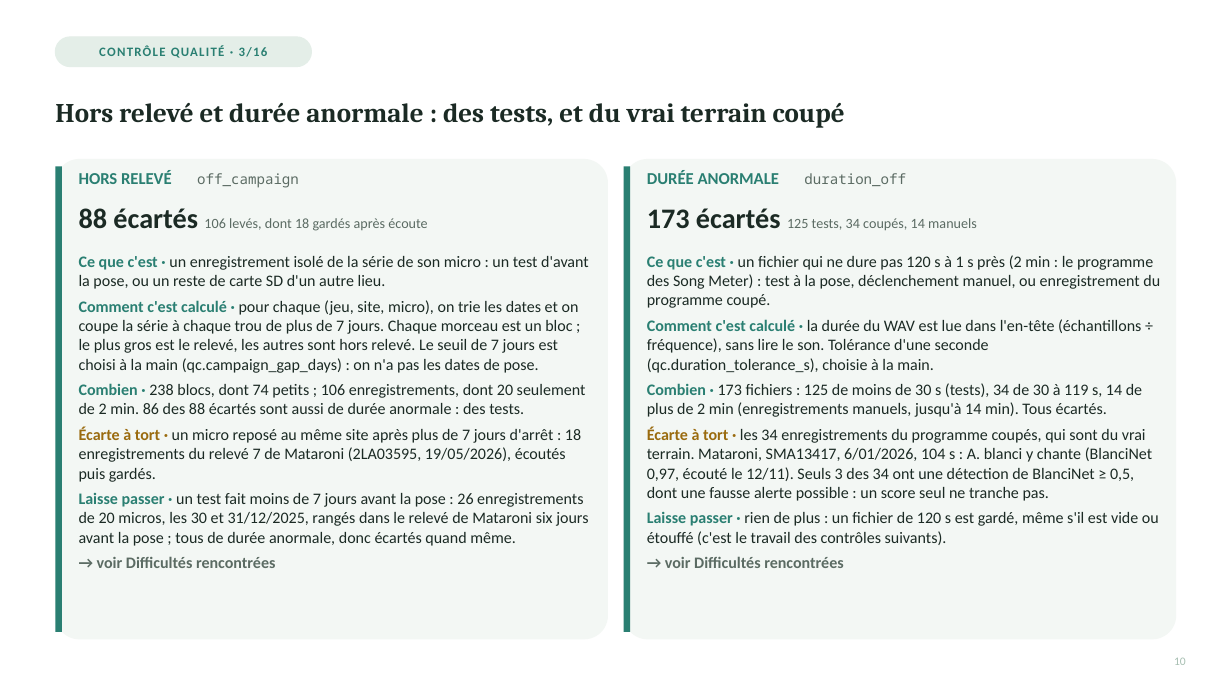
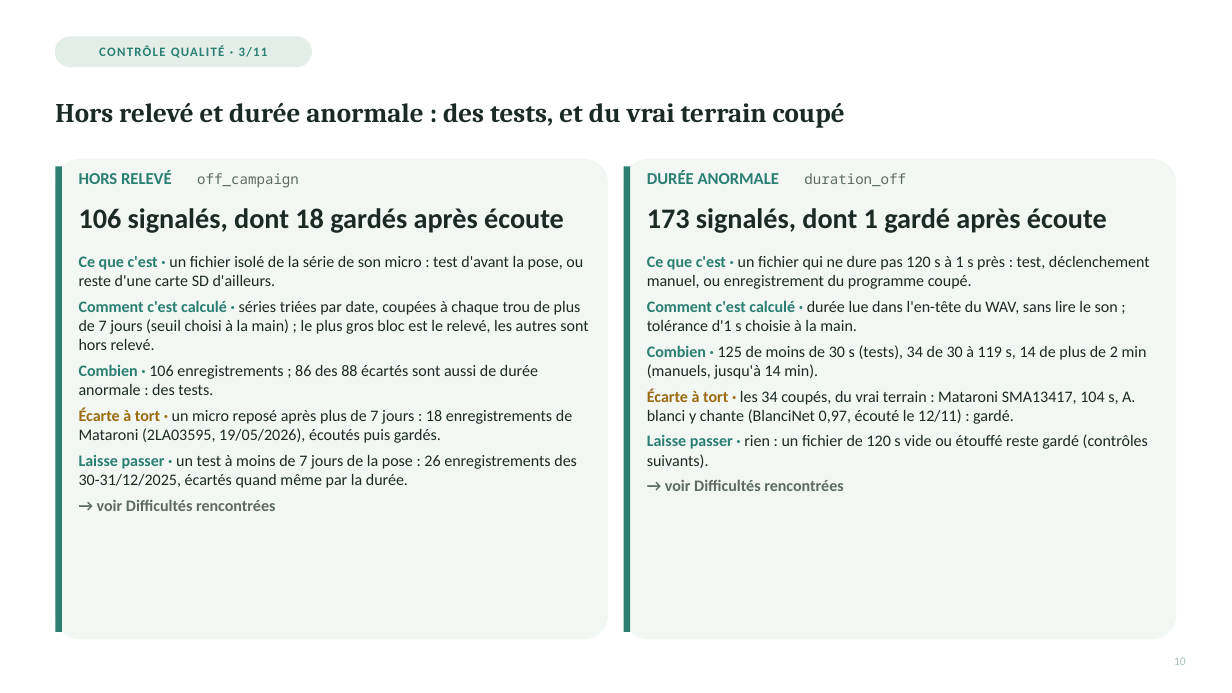
Before and after one commit to Rumble-Paw-Patrol/Grenouille, a slide deck: slide 7 of documentation/prez/presentation_4_paquets/presentation_4_inventaire_qc_v2_paquet_2_diapos_06-11.pptx. Drawn at 1232x693 pixels with LibreOffice and Linux fonts; fonts in the diff are those of the drawing. Boxes give left, top, right and bottom in pixels: in the first picture for what was removed or moved away, otherwise in the second. Text is boxed around its words. In the diff, an @@ line names an element or a change of style, - is before the commit and + after.

```diff
--- a/documentation/prez/presentation_4_paquets/presentation_4_inventaire_qc_v2_paquet_2_diapos_06-11.pptx
+++ b/documentation/prez/presentation_4_paquets/presentation_4_inventaire_qc_v2_paquet_2_diapos_06-11.pptx
@@ text at bbox=[99, 46, 268, 58]: text changed @@
-CONTRÔLE QUALITÉ · 3/16
+CONTRÔLE QUALITÉ · 3/11
@@ text at bbox=[79, 208, 564, 233]: text changed; size 11 to 22 pt; text colour #5B6B63 to #1B2A24; bold on @@
-88 écartés 106 levés, dont 18 gardés après écoute
+106 signalés, dont 18 gardés après écoute
@@ text at bbox=[647, 208, 1107, 233]: text changed; size 11 to 22 pt; text colour #5B6B63 to #1B2A24; bold on @@
-173 écartés 125 tests, 34 coupés, 14 manuels
+173 signalés, dont 1 gardé après écoute
@@ text at bbox=[79, 256, 588, 488]: text changed @@
-Ce que c'est · un enregistrement isolé de la série de son micro : un test d'avant la pose, ou un reste de carte SD d'un autre lieu.
-Comment c'est calculé · pour chaque (jeu, site, micro), on trie les dates et on coupe la série à chaque trou de plus de 7 jours. Chaque morceau est un bloc ; le plus gros est le relevé, les autres sont hors relevé. Le seuil de 7 jours est choisi à la main (qc.campaign_gap_days) : on n'a pas les dates de pose.
-Combien · 238 blocs, dont 74 petits ; 106 enregistrements, dont 20 seulement de 2 min. 86 des 88 écartés sont aussi de durée anormale : des tests.
-Écarte à tort · un micro reposé au même site après plus de 7 jours d'arrêt : 18 enregistrements du relevé 7 de Mataroni (2LA03595, 19/05/2026), écoutés puis gardés.
-Laisse passer · un test fait moins de 7 jours avant la pose : 26 enregistrements de 20 micros, les 30 et 31/12/2025, rangés dans le relevé de Mataroni six jours avant la pose ; tous de durée anormale, donc écartés quand même.
+Ce que c'est · un fichier isolé de la série de son micro : test d'avant la pose, ou reste d'une carte SD d'ailleurs.
+Comment c'est calculé · séries triées par date, coupées à chaque trou de plus de 7 jours (seuil choisi à la main) ; le plus gros bloc est le relevé, les autres sont hors relevé.
+Combien · 106 enregistrements ; 86 des 88 écartés sont aussi de durée anormale : des tests.
+Écarte à tort · un micro reposé après plus de 7 jours : 18 enregistrements de Mataroni (2LA03595, 19/05/2026), écoutés puis gardés.
+Laisse passer · un test à moins de 7 jours de la pose : 26 enregistrements des 30-31/12/2025, écartés quand même par la durée.
@@ text at bbox=[647, 256, 1150, 468]: text changed @@
-Ce que c'est · un fichier qui ne dure pas 120 s à 1 s près (2 min : le programme des Song Meter) : test à la pose, déclenchement manuel, ou enregistrement du programme coupé.
-Comment c'est calculé · la durée du WAV est lue dans l'en-tête (échantillons ÷ fréquence), sans lire le son. Tolérance d'une seconde (qc.duration_tolerance_s), choisie à la main.
-Combien · 173 fichiers : 125 de moins de 30 s (tests), 34 de 30 à 119 s, 14 de plus de 2 min (enregistrements manuels, jusqu'à 14 min). Tous écartés.
-Écarte à tort · les 34 enregistrements du programme coupés, qui sont du vrai terrain. Mataroni, SMA13417, 6/01/2026, 104 s : A. blanci y chante (BlanciNet 0,97, écouté le 12/11). Seuls 3 des 34 ont une détection de BlanciNet ≥ 0,5, dont une fausse alerte possible : un score seul ne tranche pas.
-Laisse passer · rien de plus : un fichier de 120 s est gardé, même s'il est vide ou étouffé (c'est le travail des contrôles suivants).
+Ce que c'est · un fichier qui ne dure pas 120 s à 1 s près : test, déclenchement manuel, ou enregistrement du programme coupé.
+Comment c'est calculé · durée lue dans l'en-tête du WAV, sans lire le son ; tolérance d'1 s choisie à la main.
+Combien · 125 de moins de 30 s (tests), 34 de 30 à 119 s, 14 de plus de 2 min (manuels, jusqu'à 14 min).
+Écarte à tort · les 34 coupés, du vrai terrain : Mataroni SMA13417, 104 s, A. blanci y chante (BlanciNet 0,97, écouté le 12/11) : gardé.
+Laisse passer · rien : un fichier de 120 s vide ou étouffé reste gardé (contrôles suivants).
```
Also in this commit, not shown: 6 other slides changed, 17 other files.
